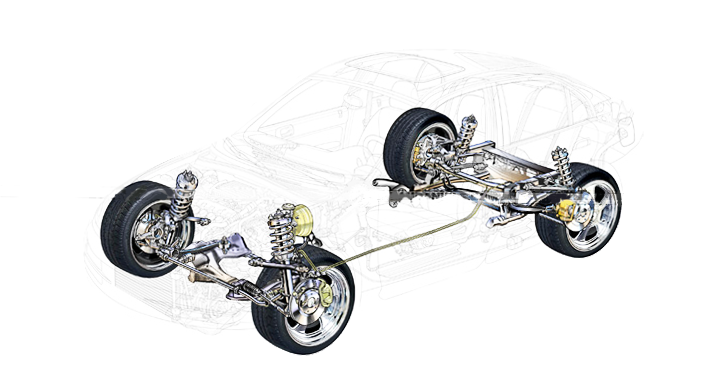
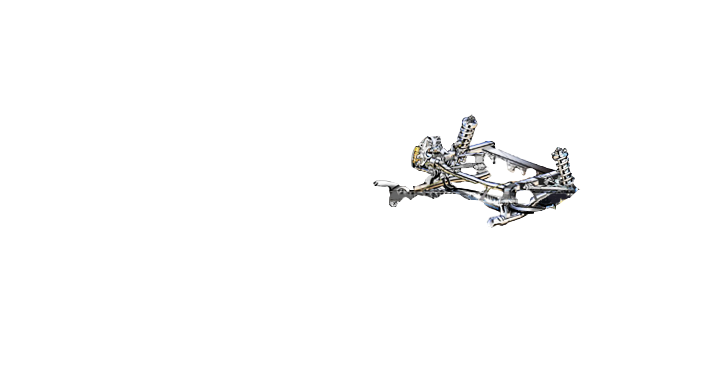
Revision of a layered 710x391 image; what changed, layer by layer:
added layer "Layer 2" above "Brightness/Contrast 1" over [373, 113, 581, 228]
hid "Brightness/Contrast 1" over [0, 49, 644, 356]
